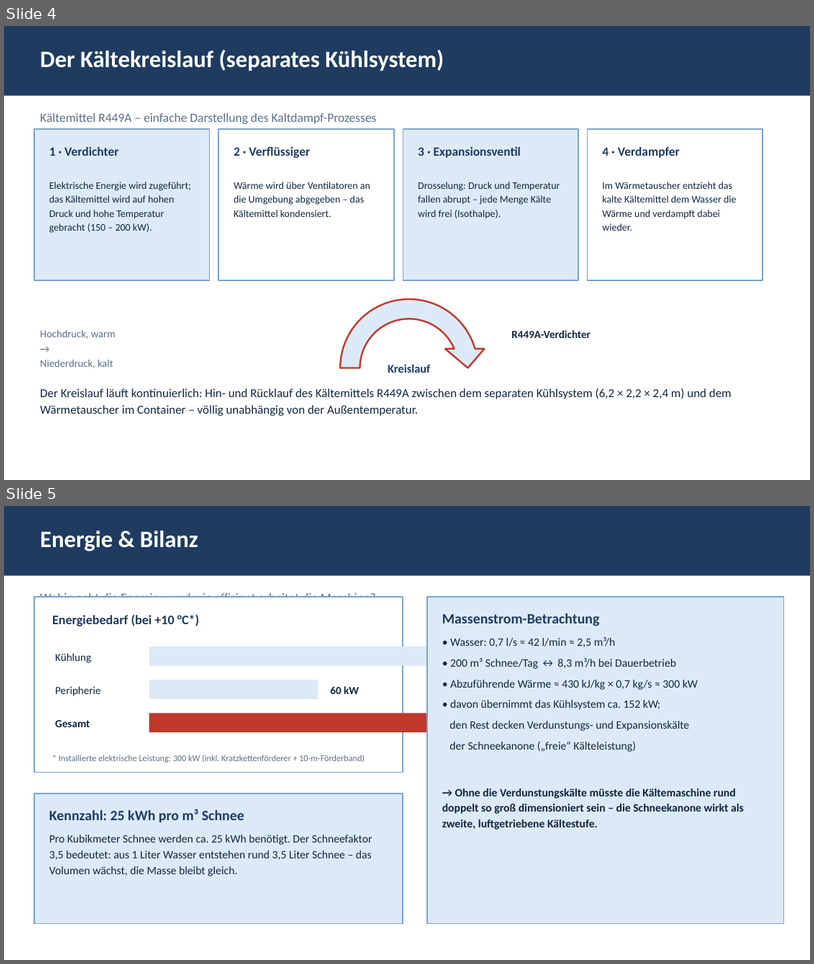
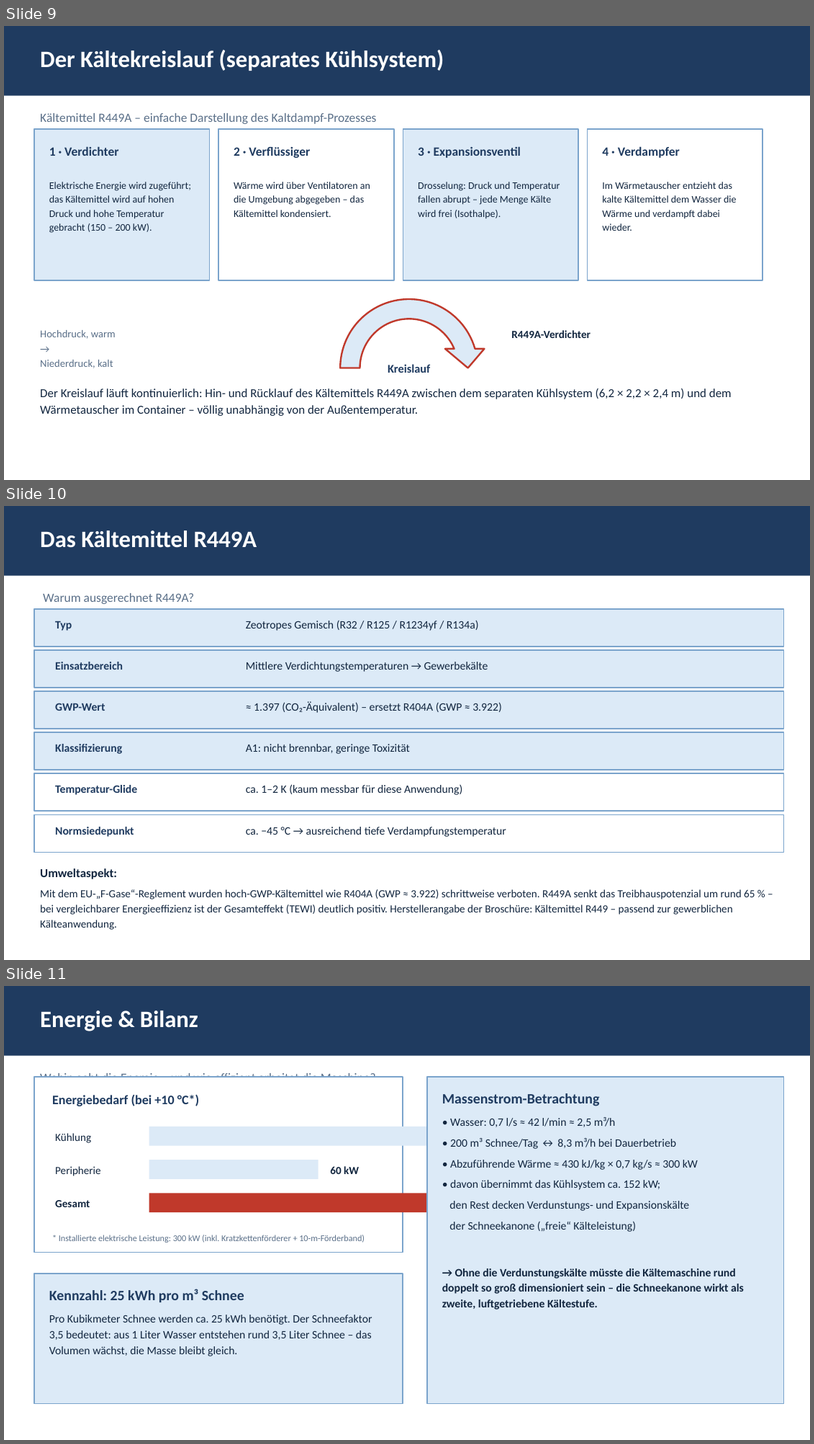
Before and after one commit to pgruberpg6-commits/Snow4ever, a slide deck: snow4ever200_thermodynamik.pptx. Shown one above the other, each under a label of ours: slides 4 and 5 before the commit, slides 9, 10 and 11 after it. The pictures are 814x964 and 814x1444 pixels, drawn with LibreOffice and Linux fonts; fonts in the diff are those of the drawing. Boxes give left, top, right and bottom in pixels: in the first picture for what was removed or moved away, otherwise in the second. Text is boxed around its words. In the diff, an @@ line names an element or a change of style, - is before the commit and + after.

Commit message:
PowerPoint auf 16 Folien erweitert (ca. 30-45 min): Agenda, Problemstellung, Grundlagen, Schneekanone, Kaeltestufen, R449A, Schneequalitaet, Tripelpunkt-Klaerung, Anwendungen, Zusammenfassung

```diff
--- a/snow4ever200_thermodynamik.pptx
+++ b/snow4ever200_thermodynamik.pptx
@@ slide 10 added at (x1=4, y1=506, x2=810, y2=960), background #FFFFFF @@
@@ rectangle added at (x1=4, y1=506, x2=810, y2=576), fill #1F3B60 @@
@@ text added at (x1=40, y1=530, x2=257, y2=548), 28 pt, text #FFFFFF, bold @@
+Das Kältemittel R449A
@@ rectangle added at (x1=34, y1=609, x2=784, y2=646), fill #DCEAF7, outline #7BA4CC 1.5 pt @@
@@ text added at (x1=43, y1=593, x2=195, y2=604), 15 pt, text #5B7089 @@
+Warum ausgerechnet R449A?
@@ text added at (x1=55, y1=621, x2=72, y2=631), 13.5 pt, text #1F3B60, bold @@
+Typ
@@ text added at (x1=246, y1=620, x2=479, y2=631), 13.5 pt, text #12263F @@
+Zeotropes Gemisch (R32 / R125 / R1234yf / R134a)
@@ rectangle added at (x1=34, y1=650, x2=784, y2=687), fill #DCEAF7, outline #7BA4CC 1.5 pt @@
@@ text added at (x1=55, y1=662, x2=123, y2=669), 13.5 pt, text #1F3B60, bold @@
+Einsatzbereich
@@ text added at (x1=246, y1=662, x2=489, y2=672), 13.5 pt, text #12263F @@
+Mittlere Verdichtungstemperaturen → Gewerbekälte
@@ rectangle added at (x1=34, y1=691, x2=784, y2=728), fill #DCEAF7, outline #7BA4CC 1.5 pt @@
@@ text added at (x1=55, y1=703, x2=105, y2=710), 13.5 pt, text #1F3B60, bold @@
+GWP-Wert
@@ text added at (x1=254, y1=701, x2=502, y2=713), 13.5 pt, text #12263F @@
+≈ 1.397 (CO₂-Äquivalent) – ersetzt R404A (GWP ≈ 3.922)
@@ rectangle added at (x1=34, y1=732, x2=784, y2=770), fill #DCEAF7, outline #7BA4CC 1.5 pt @@
@@ text added at (x1=55, y1=744, x2=122, y2=754), 13.5 pt, text #1F3B60, bold @@
+Klassifizierung
@@ text added at (x1=246, y1=744, x2=410, y2=754), 13.5 pt, text #12263F @@
+A1: nicht brennbar, geringe Toxizität
@@ rectangle added at (x1=34, y1=773, x2=784, y2=811), fill #FFFFFF, outline #7BA4CC 1.5 pt @@
@@ text added at (x1=55, y1=785, x2=137, y2=795), 13.5 pt, text #1F3B60, bold @@
+Temperatur-Glide
@@ text added at (x1=246, y1=784, x2=463, y2=795), 13.5 pt, text #12263F @@
+ca. 1–2 K (kaum messbar für diese Anwendung)
@@ rectangle added at (x1=34, y1=815, x2=784, y2=852), fill #FFFFFF, outline #7BA4CC 1.5 pt @@
@@ text added at (x1=55, y1=826, x2=134, y2=836), 13.5 pt, text #1F3B60, bold @@
+Normsiedepunkt
@@ text added at (x1=246, y1=826, x2=507, y2=836), 13.5 pt, text #12263F @@
+ca. −45 °C → ausreichend tiefe Verdampfungstemperatur
@@ text added at (x1=40, y1=868, x2=755, y2=929), 13 pt, text #12263F @@
+Umweltaspekt:
+Mit dem EU-„F-Gase“-Reglement wurden hoch-GWP-Kältemittel wie R404A (GWP ≈ 3.922) schrittweise verboten. R449A senkt das Treibhauspotenzial um rund 65 % – bei vergleichbarer Energieeffizienz ist der Gesamteffekt (TEWI) deutlich positiv. Herstellerangabe der Broschüre: Kältemittel R449 – passend zur gewerblichen Kälteanwendung.
@@ what was slide 4 is now slide 9 @@
@@ what was slide 5 is now slide 11 @@
```
Also in this commit, not shown: 9 other slides added.
